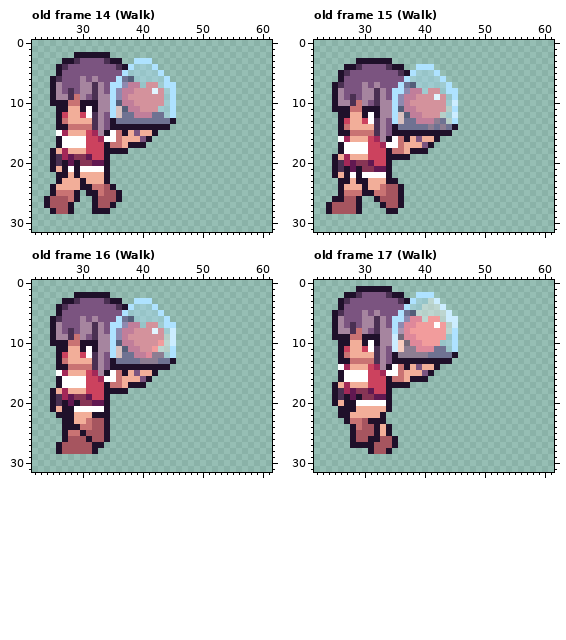
File history of a pixel-art file, aseprite/zoe.aseprite. Above, as it was before the edit.
64x32 pixels, 44 frames. Shown: old frame 14 (Walk): x 22..61, y 0..31; old frame 15 (Walk): x 22..61, y 0..31; old frame 16 (Walk): x 22..61, y 0..31; old frame 17 (Walk): x 22..61, y 0..31. The commit also changed other frames, which this record leaves out.
After:
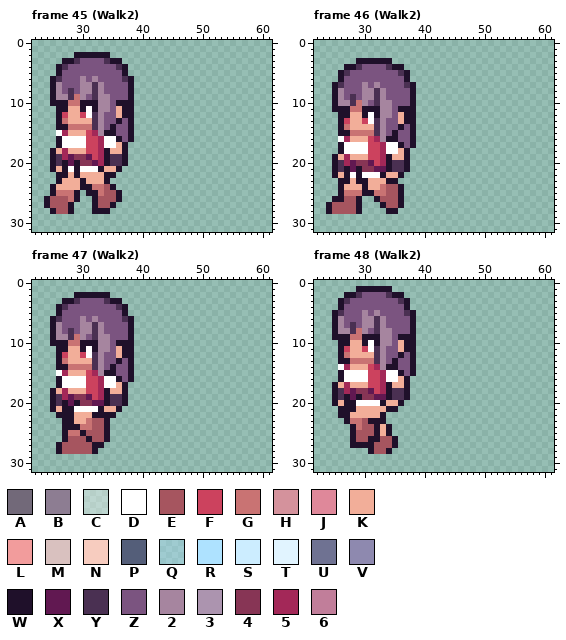
Palette (. is transparent): A #726979  B #8d7d92  C #ffffff5f  D #ffffff  E #a6555f  F #cc425e  G #c97373  H #d4929c  J #df889a  K #f2ae99  L #f29c9c  M #d9c1bf  N #f7ccbf  P #545e79  Q #aee2ff5f  R #aee2ff  S #ccedff  T #e1f4ff  U #6f7292  V #8e89af  W #1f102a  X #611851  Y #4a3052  Z #7b5480  2 #a6859f  3 #ac94af  4 #873555  5 #a32858  6 #c17e9a
A new or re-ordered frame is compared with the old frame closest to it.
The edit:
frames 44 -> 67
--- frame 45 (Walk2) is new; against old frame 14 (Walk), layers "Hearth/Glass", "Hearth/Hearth", "Zoe"
@@ x 31..47 @@
  2 WWWW.............
- 3 ZZZYWW..RRR......
- 4 ZZZZZYWRQQQR.....
- 5 ZZZZZZRQQQQQR....
- 6 Z2ZZZRUPQQQQQR...
- 7 2Y2ZRRV66QHHQRR..
- 8 2Y2ZRV66HHHTHQR..
- 9 ZY22RV6HHHHHHQR..
-10 WW22RP66HHHHHQR..
-11 DW22RMP66HHHQQR..
-12 DY2ZRMUU666UUQR..
-13 KY2ZWUUUUUUUUUW..
-14 GY2ZWWWWWWWWWW...
-15 F52WDGWKZKKW.....
-16 FF5DDGKKKZW......
-17 FFFWGGKWWW.......
-18 FFFWWWW..........
-19 XFFW.............
-20 4XXW.............
-21 DDDW.............
-22 KKKW.............
+ 3 ZZZYWW...........
+ 4 ZZZZZYW..........
+ 5 ZZZZZZW..........
+ 6 Z2ZZZZYW.........
+ 7 2Y2ZZZZW.........
+ 8 2Y2ZZZZW.........
+ 9 ZY22ZZZW.........
+10 WW22ZWWW.........
+11 DW22ZKWW.........
+12 DY2ZZKWW.........
+13 KY2ZZWZW.........
+14 GY2ZWZZW.........
+15 F52WWZZW.........
+16 FF5DDWZW.........
+17 FF5DDKW..........
+18 FF5WKKW..........
+19 XF5WYYW..........
+20 4X5WYYW..........
+21 DDWKKW...........
+22 KKKWW............
 23 KKKW.............
--- frame 46 (Walk2) is new; against old frame 15 (Walk), layers "Hearth/Glass", "Hearth/Hearth", "Zoe"
@@ x 31..47 @@
  3 WWWW.............
- 4 ZZZYWW..RRR......
- 5 ZZZZZYWRQQQR.....
- 6 ZZZZZZRQQQQQR....
- 7 Z2ZZZRUPQQQQQR...
- 8 2Y2ZRRV66QHHQRR..
- 9 2Y2ZRV66HHHTHQR..
-10 ZY22RV6HHHHHHQS..
-11 WW22RP66HHHHHCR..
-12 DW22RMP66HHHCQS..
-13 DY2ZRMUU666BUCR..
-14 KY2ZWUUUUUBUBUW..
-15 GY2ZWWWWWWWWWW...
-16 F52WDGWKZKKW.....
-17 FF5DDGKKKZW......
-18 FFFWGGKWWW.......
-19 FFFWWWW..........
-20 XFFW.............
-21 4XXW.............
-22 DDDW.............
+ 4 ZZZYWW...........
+ 5 ZZZZZYW..........
+ 6 ZZZZZZW..........
+ 7 Z2ZZZZYW.........
+ 8 2Y2ZZZZW.........
+ 9 2Y2ZZZZW.........
+10 ZY22ZZZW.........
+11 WW22ZWWW.........
+12 DW22ZKWW.........
+13 DY2ZZKWW.........
+14 KY2ZZWZW.........
+15 GY2ZWZZW.........
+16 F52WWZZW.........
+17 FF5DDWZW.........
+18 FF5DDKW..........
+19 FF5WKKW..........
+20 XF5WYYW..........
+21 4XXWYYW..........
+22 DDWKKW...........
 23 KKKWW............
--- frame 47 (Walk2) is new; against old frame 16 (Walk), layers "Hearth/Glass", "Hearth/Hearth", "Zoe"
@@ x 31..47 @@
  2 WWWW.............
- 3 ZZZYWW..RRR......
- 4 ZZZZZYWRQQQR.....
- 5 ZZZZZZRQQQQQR....
- 6 Z2ZZZRUPQQQQQR...
- 7 2Y2ZRRV66QHHQRR..
- 8 2Y2ZRV66HHHTHQS..
- 9 ZY22RV6HHHHHHCS..
-10 WW22RP66HHHHLCS..
-11 DW22RMP66HHLCCR..
-12 DY2ZRMUU66JBBQR..
-13 KY2ZWUUUUBBBUUW..
-14 GY2ZWWWWWWWWWW...
-15 F52WDGWKZKKW.....
-16 FF5DDGKKKZW......
-17 FFFWGGKWWW.......
-18 FFFWWWW..........
-19 XFFW.............
-20 4XXW.............
-21 DDDW.............
-22 KWWW.............
+ 3 ZZZYWW...........
+ 4 ZZZZZYW..........
+ 5 ZZZZZZW..........
+ 6 Z2ZZZZYW.........
+ 7 2Y2ZZZZW.........
+ 8 2Y2ZZZZW.........
+ 9 ZY22ZZZW.........
+10 WW22ZWWW.........
+11 DW22ZKWW.........
+12 DY2ZZKWW.........
+13 KY2ZZWZW.........
+14 GY2ZWZZW.........
+15 F52WWZZW.........
+16 FF5DDWZW.........
+17 FF5DDKW..........
+18 FF5WKKW..........
+19 XF5WYYW..........
+20 4XXWYYW..........
+21 DDWKKW...........
+22 KWWWW............
 23 GEEW.............
--- frame 48 (Walk2) is new; against old frame 17 (Walk), layers "Hearth/Glass", "Hearth/Hearth", "Zoe"
@@ x 31..47 @@
  1 WWWW.............
- 2 ZZZYWW..RRR......
- 3 ZZZZZYWRQQCS.....
- 4 ZZZZZZRQQCCCS....
- 5 Z2ZZZRUPCCCCCS...
- 6 2Y2ZRRVJJCLLCSS..
- 7 2Y2ZRVJJLLLDLCS..
- 8 ZY22R3JLLLLLLCR..
- 9 WW22SAJJLLLLLQR..
-10 DW22SNAJJLLLQQR..
-11 DY2ZSNBBJJJUUQR..
-12 KY2ZWBBBBBUUUUW..
-13 GY2ZWWWWWWWWWW...
-14 F52WDGWKZKKW.....
-15 FF5DDGKKKZW......
-16 FFFWGGKWWW.......
-17 FFFWWWW..........
-18 XFFW.............
-19 4XXW.............
-20 DDDW.............
-21 KKKW.............
+ 2 ZZZYWW...........
+ 3 ZZZZZYW..........
+ 4 ZZZZZZW..........
+ 5 Z2ZZZZYW.........
+ 6 2Y2ZZZZW.........
+ 7 2Y2ZZZZW.........
+ 8 ZY22ZZZW.........
+ 9 WW22ZWWW.........
+10 DW22ZKWW.........
+11 DY2ZZKWW.........
+12 KY2ZZWZW.........
+13 GY2ZWZZW.........
+14 F52WWZZW.........
+15 FF5DDWZW.........
+16 FF5DDKW..........
+17 FF5WKKW..........
+18 XF5WYYW..........
+19 4XXWYYW..........
+20 DDWKKW...........
+21 KKKWW............
 22 KKW..............
Boxes around the changes in both pictures, in picture pixels (x1, y1, x2, y2):
changed: (98, 58, 176, 178)
changed: (380, 64, 458, 178)
changed: (98, 298, 176, 418)
changed: (380, 292, 458, 412)
